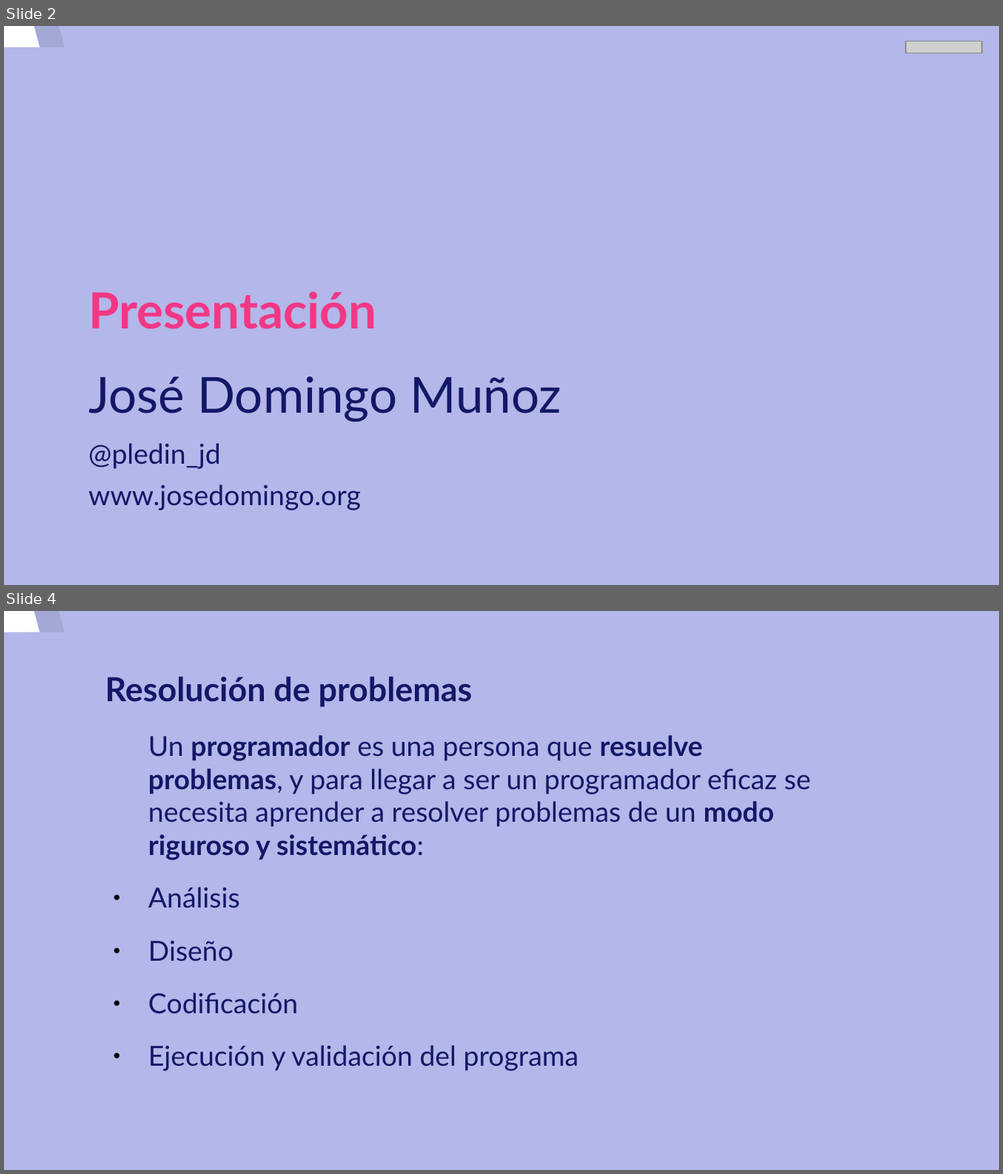
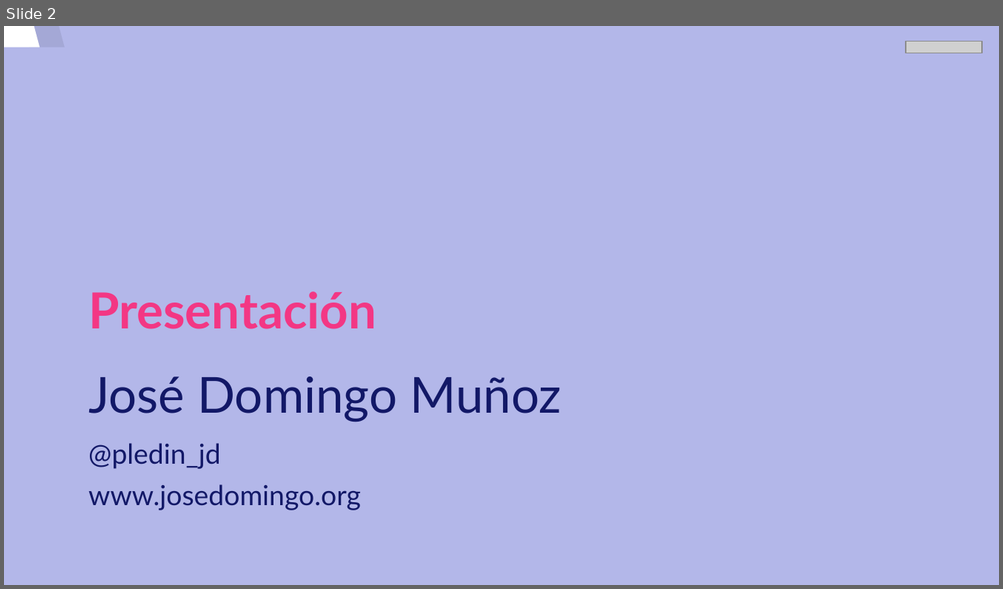
Before and after one commit to josedom24/curso_programacion, a slide deck: curso/u2/u2.odp. Shown one above the other, each under a label of ours: slides 2 and 4 before the commit, slide 2 after it; the slides between them are not shown. The pictures are 1003x1174 and 1003x589 pixels, drawn with LibreOffice and Linux fonts; fonts in the diff are those of the drawing; grey boxes stand for pictures. Boxes give left, top, right and bottom in pixels: in the first picture for what was removed or moved away, otherwise in the second. Text is boxed around its words. In the diff, an @@ line names an element or a change of style, - is before the commit and + after.

```diff
--- a/curso/u2/u2.odp
+++ b/curso/u2/u2.odp
@@ slide 4 removed at (4,611,999,1170), background #B3B7E9; not listed: 2 template elements that a slide beside it also shows @@
@@ title removed at (105,676,472,707) @@
-Resolución de problemas
@@ text removed at (148,735,811,1071) @@
-Un programador es una persona que resuelve problemas, y para llegar a ser un programador eficaz se necesita aprender a resolver problemas de un modo riguroso y sistemático:
-● Análisis
-● Diseño
-● Codificación
-● Ejecución y validación del programa
```
Also in this commit, not shown: 2 slides added, 2 other slides removed, 2 other files.
